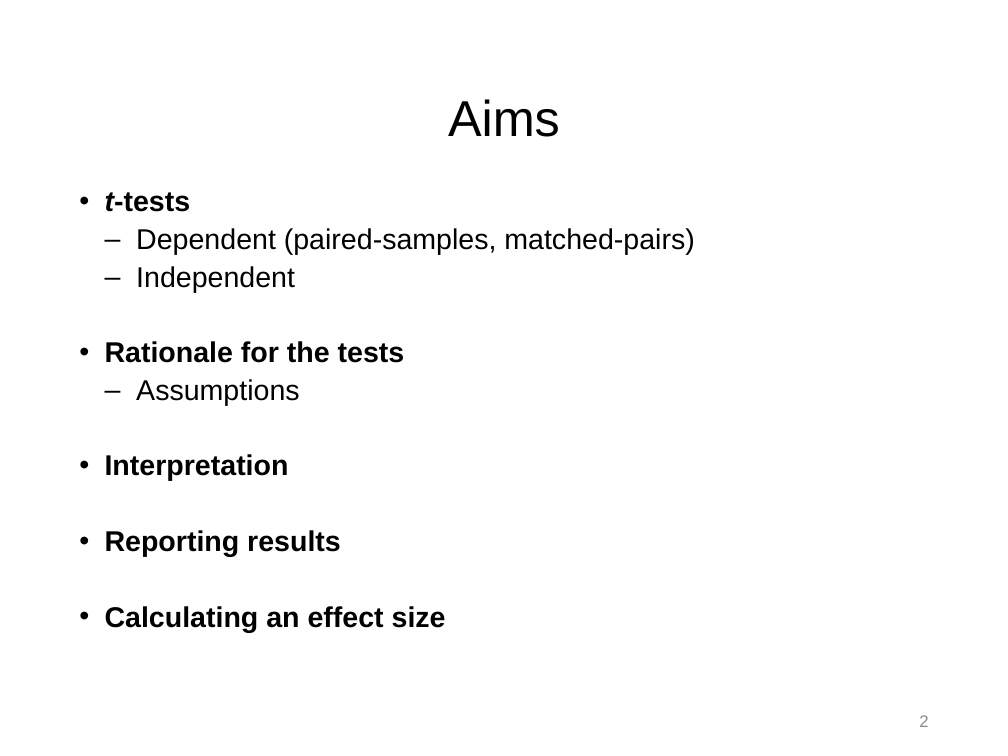
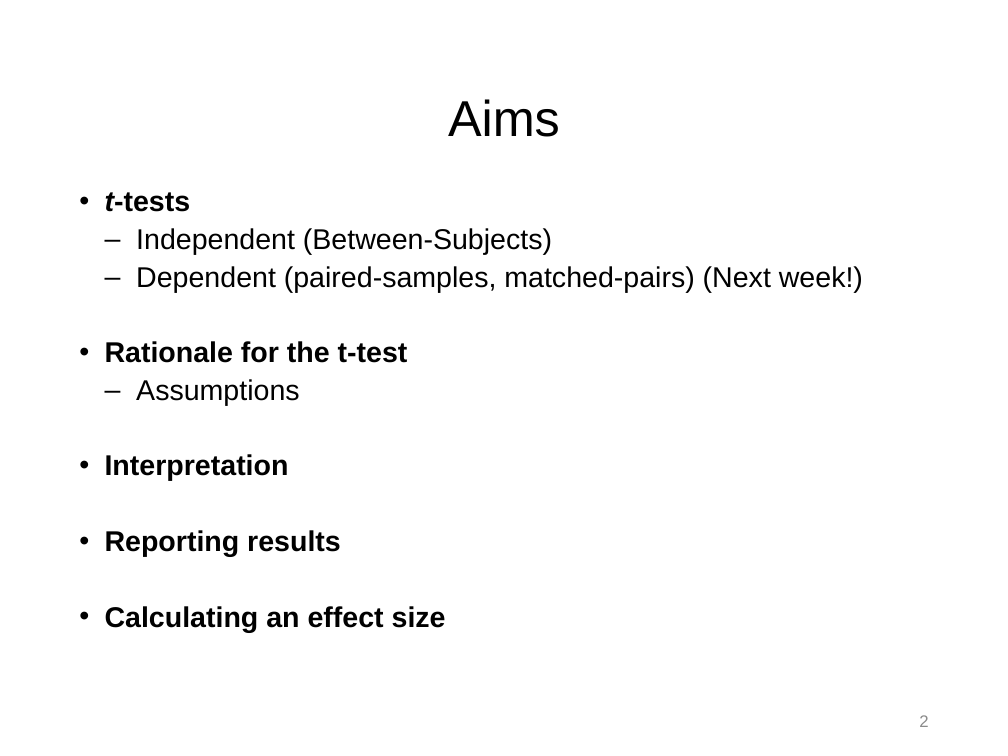
Before and after one commit to npm27/Teaching-Materials, a slide deck: slide 2 of Stats/Slides/4.1 Chapter 10 slides (Part 1 Independent t-test).pptx. Drawn at 1008x756 pixels with LibreOffice and Linux fonts; fonts in the diff are those of the drawing. Boxes give left, top, right and bottom in pixels: in the first picture for what was removed or moved away, otherwise in the second. Text is boxed around its words. In the diff, an @@ line names an element or a change of style, - is before the commit and + after.

```diff
--- a/Stats/Slides/4.1 Chapter 10 slides (Part 1 Independent t-test).pptx
+++ b/Stats/Slides/4.1 Chapter 10 slides (Part 1 Independent t-test).pptx
@@ text at <box>105,228,863,363</box>: text changed @@
-  – Dependent (paired-samples, matched-pairs)
-  – Independent
-• Rationale for the tests
+  – Independent (Between-Subjects)
+  – Dependent (paired-samples, matched-pairs) (Next week!)
+• Rationale for the t-test
```
Also in this commit, not shown: 6 other slides changed, 2 slides added, 6 other files.
